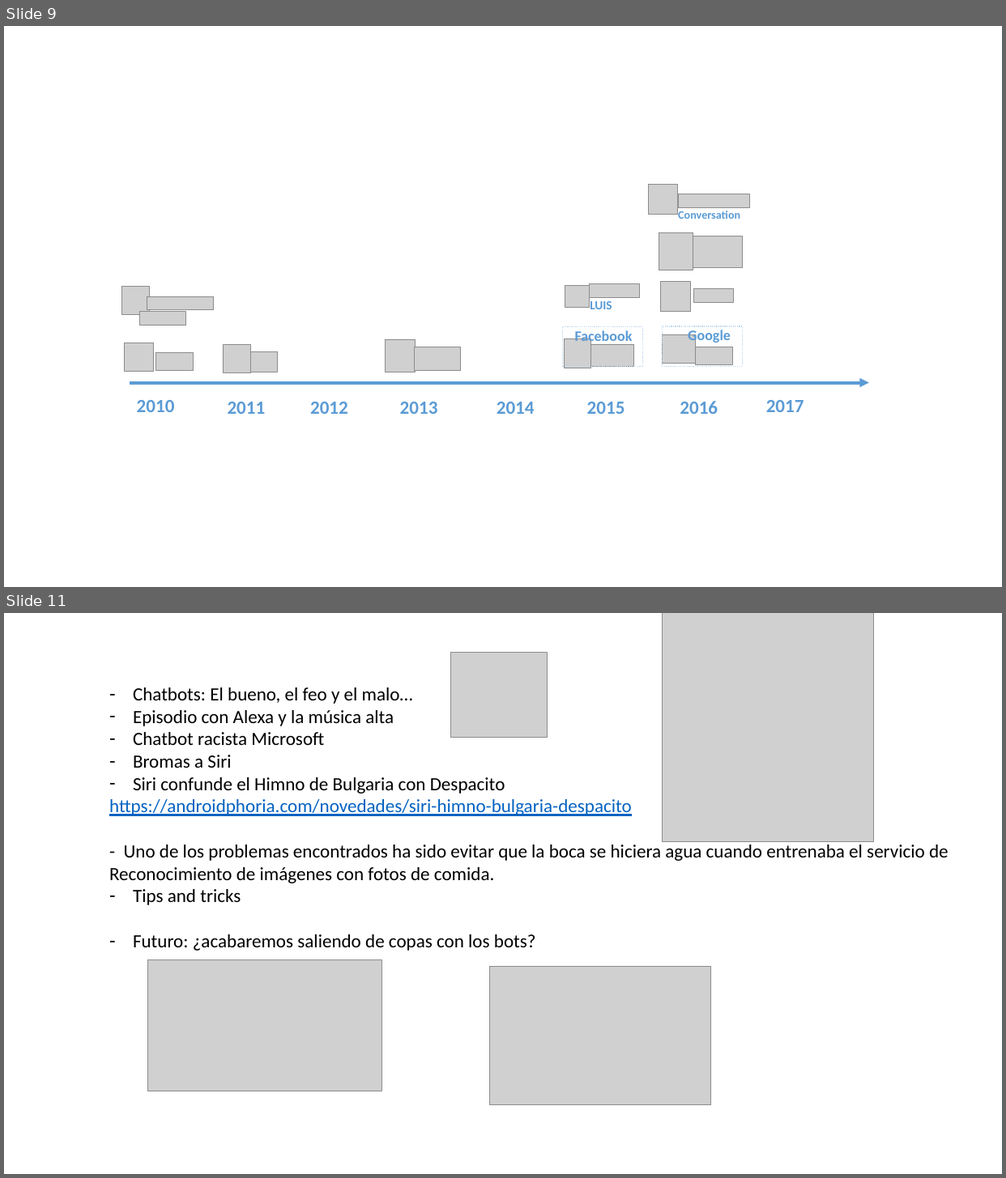
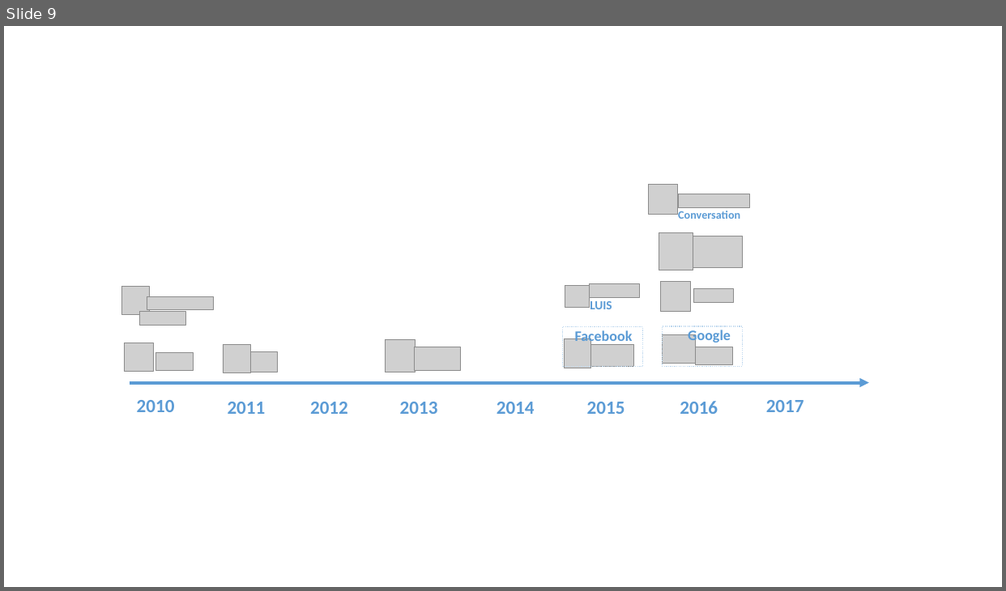
Before and after one commit to inmperfer/TFM, a slide deck: presentacion/Presentación1.pptx. Shown one above the other, each under a label of ours: slides 9 and 11 before the commit, slide 9 after it; the slides between them are not shown. The pictures are 1006x1178 and 1006x591 pixels, drawn with LibreOffice and Linux fonts; fonts in the diff are those of the drawing; grey boxes stand for pictures. Boxes give left, top, right and bottom in pixels: in the first picture for what was removed or moved away, otherwise in the second. Text is boxed around its words. In the diff, an @@ line names an element or a change of style, - is before the commit and + after.

```diff
--- a/presentacion/Presentación1.pptx
+++ b/presentacion/Presentación1.pptx
@@ slide 11 removed at (4,613,1002,1174), background #FFFFFF @@
@@ picture removed at (662,613,874,842) @@
@@ picture removed at (450,652,547,737) @@
@@ text removed at (109,688,948,951) @@
-– Chatbots: El bueno, el feo y el malo…
-– Episodio con Alexa y la música alta
-– Chatbot racista Microsoft
-– Bromas a Siri
-– Siri confunde el Himno de Bulgaria con Despacito
-https://androidphoria.com/novedades/siri-himno-bulgaria-despacito
-- Uno de los problemas encontrados ha sido evitar que la boca se hiciera agua cuando entrenaba el servicio de
-Reconocimiento de imágenes con fotos de comida.
-– Tips and tricks
-– Futuro: ¿acabaremos saliendo de copas con los bots?
@@ picture removed at (147,960,382,1092) @@
@@ picture removed at (489,967,710,1105) @@
```
Also in this commit, not shown: 1 slide changed, 10 slides added, 4 other slides removed, 1 other file.
